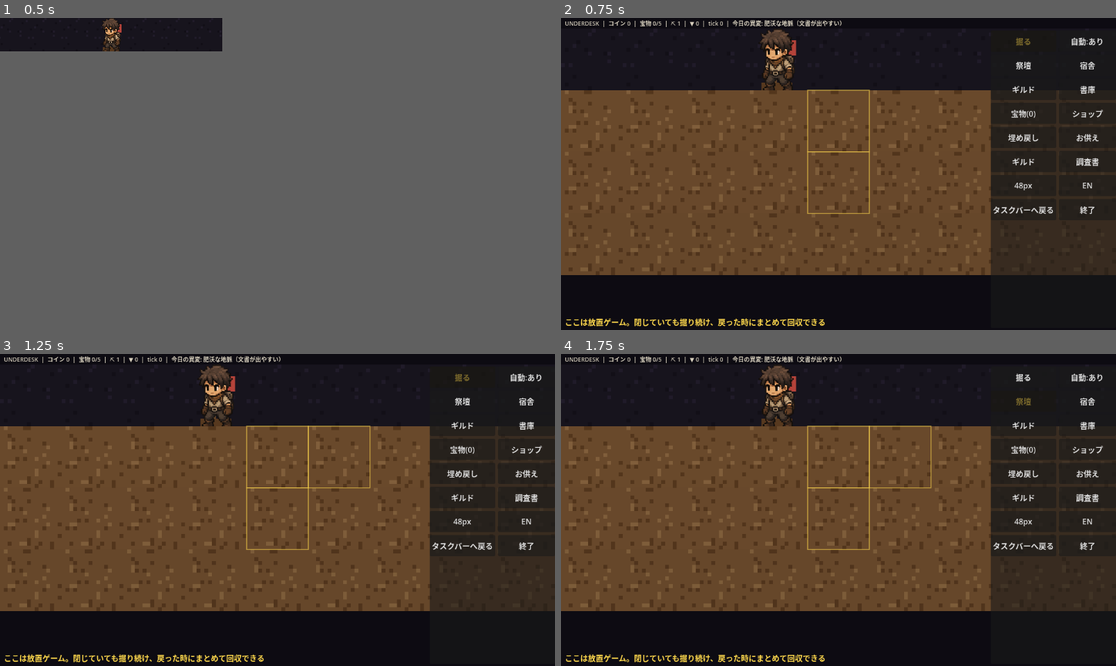
Above: before the commit, frames 1-4 (two rows, left to right).
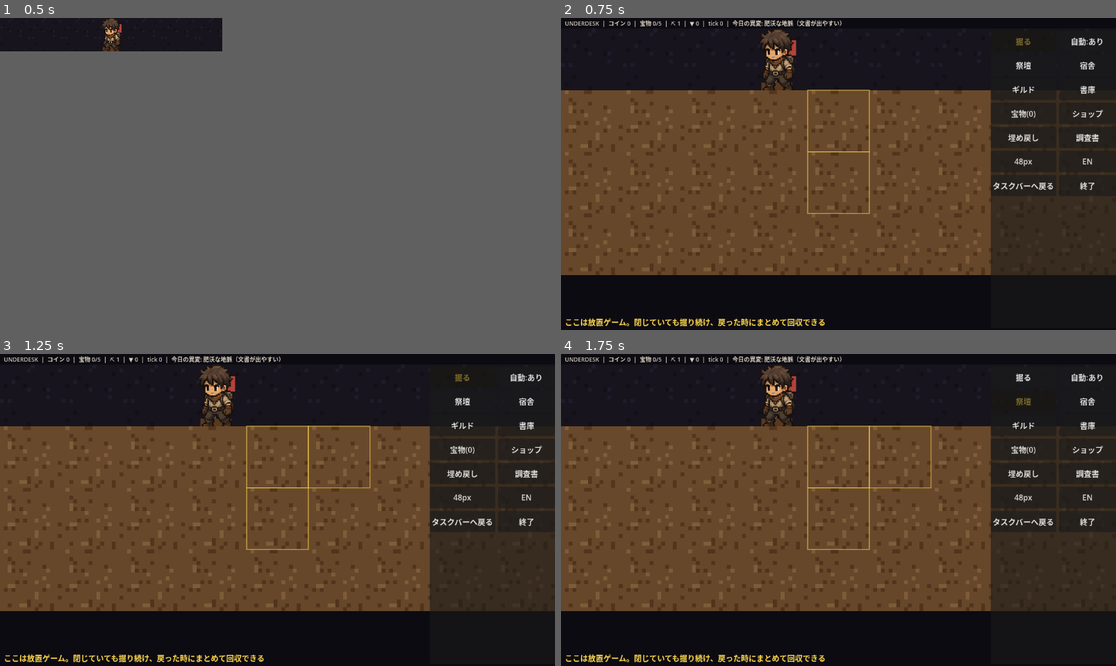
Above: after the commit, the same moments.

Repository: jinsei0604/UnderDesk
Game: Godot game, scene res://src/ui/main.tscn
The game is run twice, just before and just after one commit, with the same random seed, the same clock (stepped at 60 frames per second) and the same inputs.
Inputs (mouse positions are in pixels of both pictures, inside the frame that each line leads up to):
- Up to frame 1 (0.5 s): no input
- Up to frame 2 (0.75 s): tap Enter at 0.5 s; drag from (672, 33) to (694, 27) at 0.52 s
- Up to frame 3 (1.25 s): no input
- Up to frame 4 (1.75 s): click "祭壇" at 1.25 s

Frame 1 is identical in both runs. In frame 2, 0.6% of the frame differs, in the area x 77-97%, y 37-63%; in frame 3, 0.6%; in frame 4, 0.6%.

Commit message:
Room buttons double as facility doors: altar opens offerings, guild opens exchange

Diff:
--- a/src/ui/main.gd
+++ b/src/ui/main.gd
@@ -114,9 +114,7 @@
 var _prestige_good_ids: Array[String] = []
 var _card_button: Button
 var _card_dialog: AcceptDialog
-var _altar_button: Button
 var _altar_dialog: UDCardDialog
-var _guild_button: Button
 var _guild_dialog: UDCardDialog
 ## Auto-picked consumption plan for the selected guild exchange target.
 var _guild_plan: Dictionary = {}
@@ -726,7 +724,7 @@
 	_policy_button = _make_button("", _cycle_dig_policy)
 	grid.add_child(_policy_button)
 	for room_id in room_db.all_ids():
-		var button := _make_button("", _select_build_room.bind(room_id))
+		var button := _make_button("", _on_room_button.bind(room_id))
 		_room_buttons[room_id] = button
 		grid.add_child(button)
 	_archive_button = _make_button("", _open_archive)
@@ -737,10 +735,6 @@
 	grid.add_child(_shop_button)
 	_prestige_button = _make_button("", _open_prestige)
 	grid.add_child(_prestige_button)
-	_altar_button = _make_button("", _open_altar)
-	grid.add_child(_altar_button)
-	_guild_button = _make_button("", _open_guild)
-	grid.add_child(_guild_button)
 	_card_button = _make_button("", _generate_survey_card)
 	grid.add_child(_card_button)
 	_height_button = _make_button("", _cycle_height)
@@ -766,6 +760,19 @@
 func _set_mode(new_mode: Mode) -> void:
 	mode = new_mode
 	_refresh_mode_buttons()
+
+
+## Room buttons double as facility doors (user request 2026-07-12):
+## before the room exists the button arms build mode; once it stands,
+## the same button opens the room's own screen instead.
+func _on_room_button(room_id: String) -> void:
+	if room_id == "altar" and sim.altar_built():
+		_open_altar()
+		return
+	if room_id == "tavern" and _guild_built():
+		_open_guild()
+		return
+	_select_build_room(room_id)
 
 
 func _select_build_room(room_id: String) -> void:
@@ -808,8 +815,6 @@
 	_perma_buy_button.text = locale.text("UI_BUY")
 	_bury_button.text = locale.text("UI_PRESTIGE_DO")
 	_card_button.text = locale.text("UI_CARD")
-	_altar_button.text = locale.text("UI_ALTAR")
-	_guild_button.text = locale.text("UI_GUILD")
 	_locale_button.text = _next_locale_code().to_upper()
 	_quit_button.text = locale.text("UI_QUIT")
 	_refresh_archive_button()
